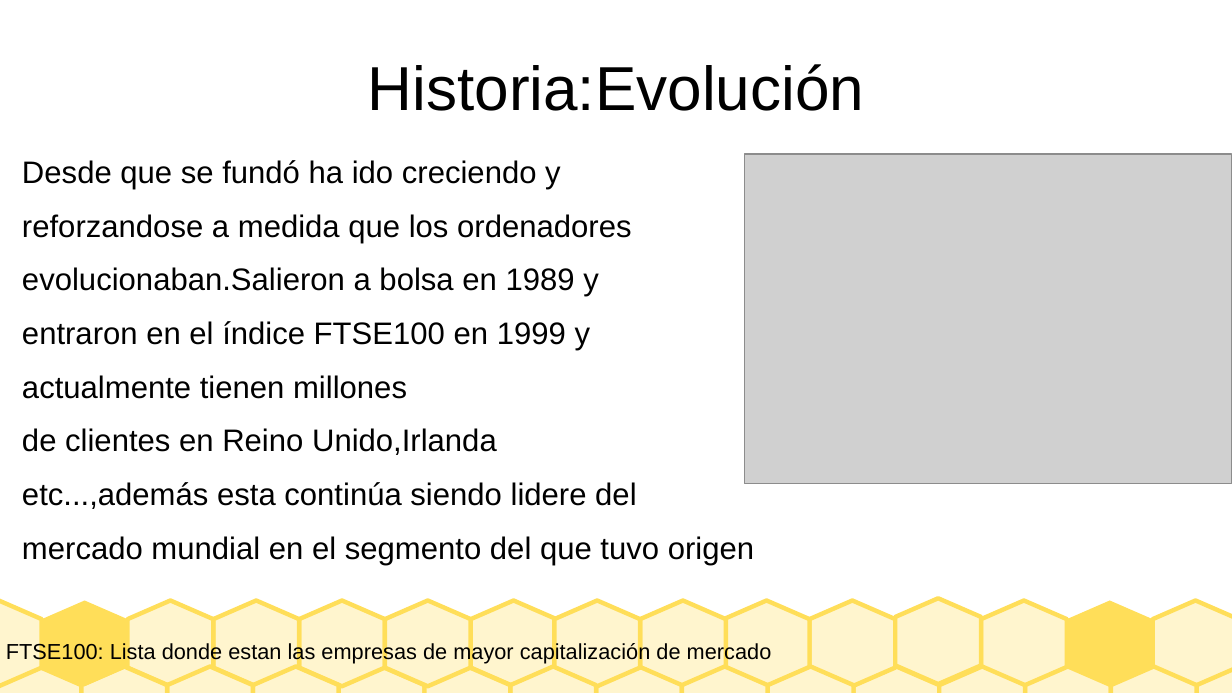
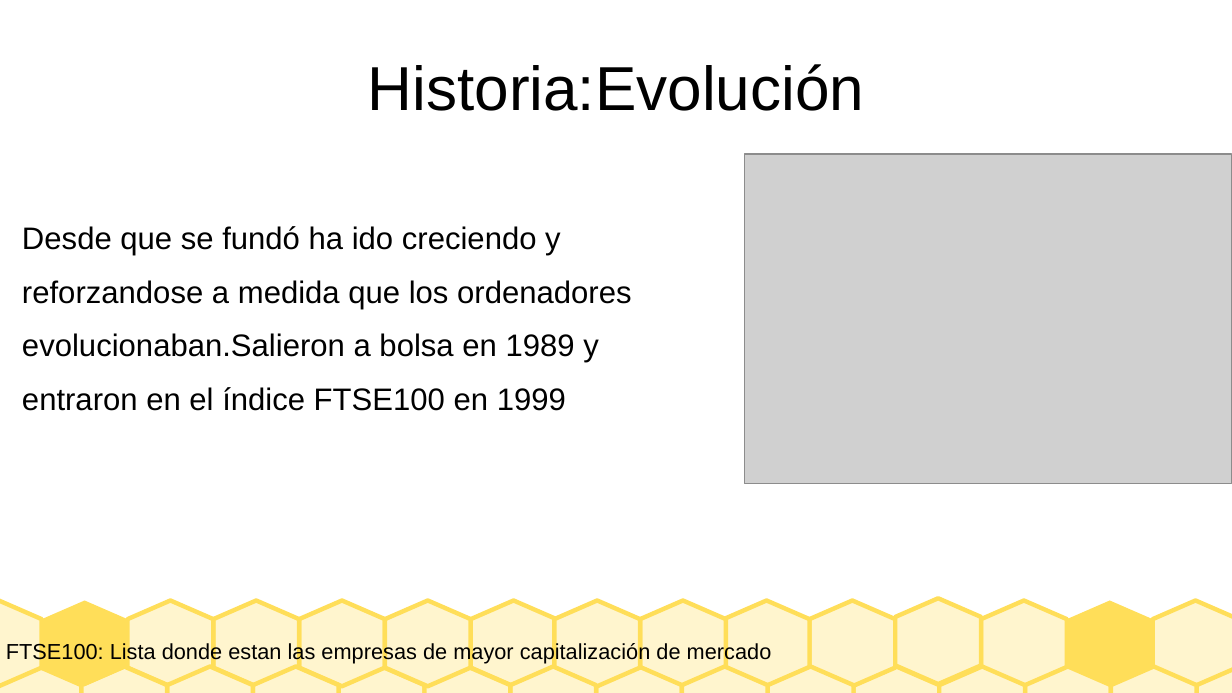
Before and after one commit to Borja-68/asignaturas, a slide deck: slide 4 of sistemas empresa/Presentacion_SAGE.odp. Drawn at 1232x693 pixels with LibreOffice and Linux fonts; fonts in the diff are those of the drawing; grey boxes stand for pictures. Boxes give left, top, right and bottom in pixels: in the first picture for what was removed or moved away, otherwise in the second. Text is boxed around its words. In the diff, an @@ line names an element or a change of style, - is before the commit and + after.

Commit message:
Fol

```diff
--- a/sistemas empresa/Presentacion_SAGE.odp
+++ b/sistemas empresa/Presentacion_SAGE.odp
@@ text "Desde que se fundó ha ...": place and size @@
-text "Desde que se fundó ha ..." at box(22, 160, 754, 565)
+text "Desde que se fundó ha ..." at box(22, 226, 631, 411)
@@ text at box(22, 387, 566, 411): text changed @@
-entraron en el índice FTSE100 en 1999 y
-actualmente tienen millones
-de clientes en Reino Unido,Irlanda
-etc...,además esta continúa siendo lidere del
-mercado mundial en el segmento del que tuvo origen
+entraron en el índice FTSE100 en 1999
```
Also in this commit, not shown: 1 other slide changed, 3 slides added, 1 slide removed.
